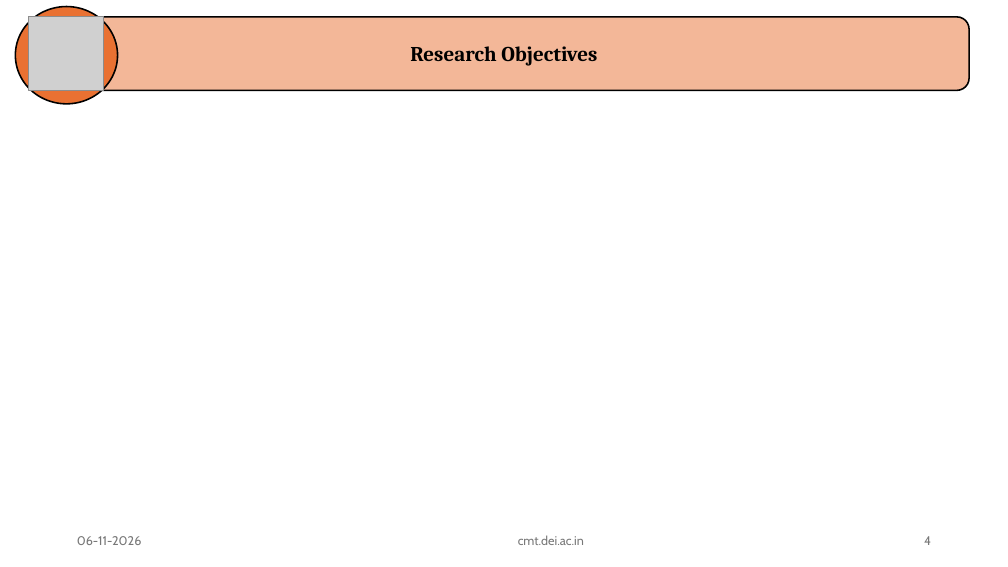
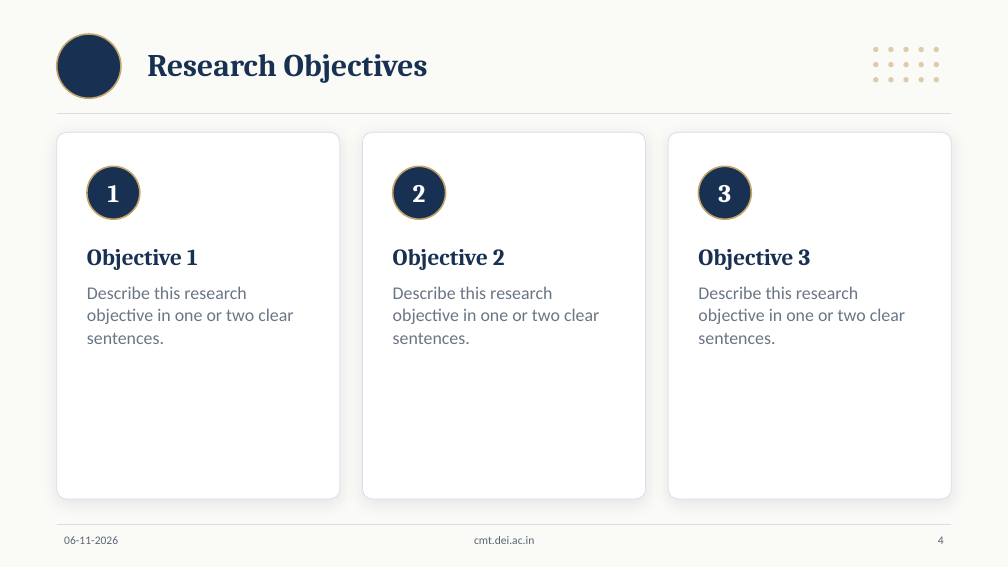
Before and after one commit to GurumaujSatsangi/ConfEase, a slide deck: slide 4 of public/OP_Template.pptx. Drawn at 1008x567 pixels with LibreOffice and Linux fonts; fonts in the diff are those of the drawing; grey boxes stand for pictures; background and template pictures are left out. Boxes give left, top, right and bottom in pixels: in the first picture for what was removed or moved away, otherwise in the second. Text is boxed around its words. In the diff, an @@ line names an element or a change of style, - is before the commit and + after.

```diff
--- a/public/OP_Template.pptx
+++ b/public/OP_Template.pptx
@@ background picture (left out) to #FAFAF7 @@
@@ ellipse removed at [15,7,117,104] @@
@@ picture removed at [29,16,104,90] @@
@@ rounded rectangle removed at [39,17,969,90] @@
@@ ellipse added at [57,34,121,98], fill #183153, outline #C6A56B 1.5 pt @@
@@ title "Research Objectives": place and size @@
-title "Research Objectives" at [410,46,597,66]
+title "Research Objectives" at [147,54,428,83]
@@ title "Research Objectives" at [147,54,428,83]: size 20 to 30 pt, text colour #000000 to #183153; alignment centre to left; vertical alignment bottom to middle @@
@@ group added at [873,47,939,82]: 15 ellipses @@
@@ line added from (57, 113) to (951, 113), #D9DEE6 0.75 pt @@
@@ rounded rectangle added at [57,132,340,499], fill #FFFFFF, outline #D9DEE6 0.75 pt @@
@@ rounded rectangle added at [362,132,645,499], fill #FFFFFF, outline #D9DEE6 0.75 pt @@
@@ rounded rectangle added at [668,132,951,499], fill #FFFFFF, outline #D9DEE6 0.75 pt @@
@@ ellipse added at [87,166,140,219], fill #183153, outline #C6A56B 1.5 pt, 24 pt, text #FFFFFF, bold @@
+1
@@ ellipse added at [392,166,445,219], fill #183153, outline #C6A56B 1.5 pt, 24 pt, text #FFFFFF, bold @@
+2
@@ ellipse added at [699,166,752,219], fill #183153, outline #C6A56B 1.5 pt, 24 pt, text #FFFFFF, bold @@
+3
@@ text added at [87,249,293,344], 17 pt, text #6B7685 @@
+Objective 1
+Describe this research objective in one or two clear sentences.
@@ text added at [393,249,599,344], 17 pt, text #6B7685 @@
+Objective 2
+Describe this research objective in one or two clear sentences.
@@ text added at [698,249,905,344], 17 pt, text #6B7685 @@
+Objective 3
+Describe this research objective in one or two clear sentences.
@@ text "06-11-2026": place and size @@
-text "06-11-2026" at [77,536,142,545]
+text "06-11-2026" at [64,536,118,544]
@@ line added from (57, 524) to (951, 524), #D9DEE6 0.75 pt @@
@@ size 12 to 11 pt, font Cabin to Calibri, text colour #797979 to #5B6574 in 3 elements at [938,536,944,544], [64,536,118,544], [474,536,534,544] @@
@@ text "cmt.dei.ac.in": place and size @@
-text "cmt.dei.ac.in" at [518,535,584,545]
+text "cmt.dei.ac.in" at [474,536,534,544]
@@ page number: place and size @@
-page number at [924,536,931,545]
+page number at [938,536,944,544]
```
Also in this commit, not shown: 9 other slides changed, 2 other files.
